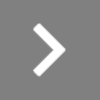
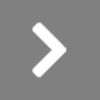
Comparing the layer stacks of the two 100 x 100 images. Changes:
pixels changed over box(31, 22, 67, 78) (layer not identified)
